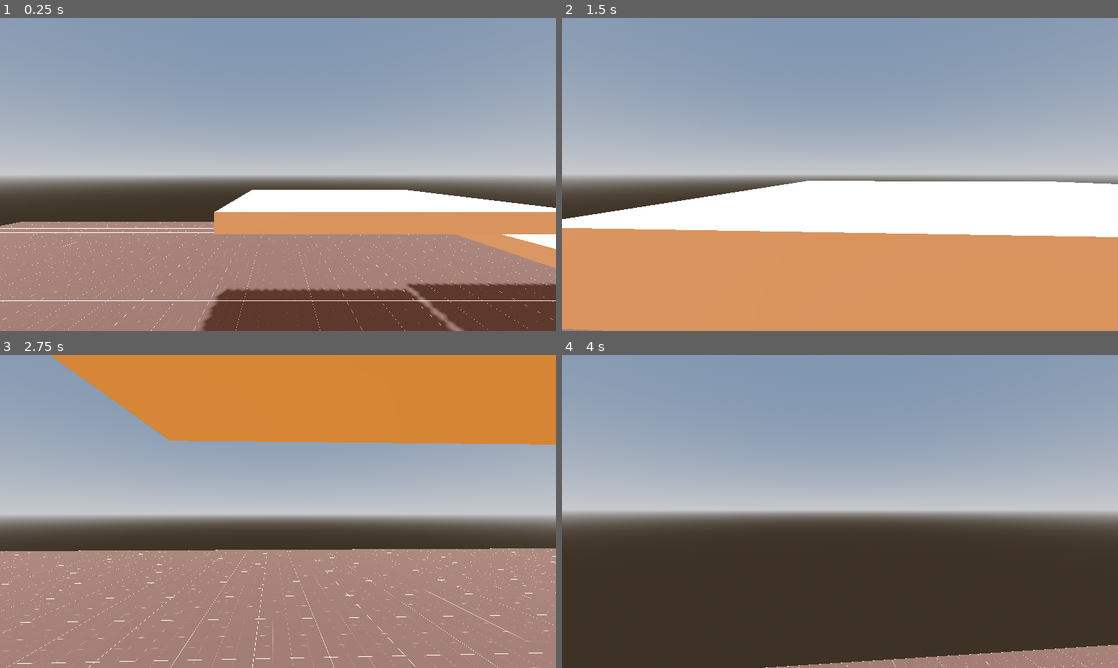
Above: before the commit, frames 1-4 (two rows, left to right).
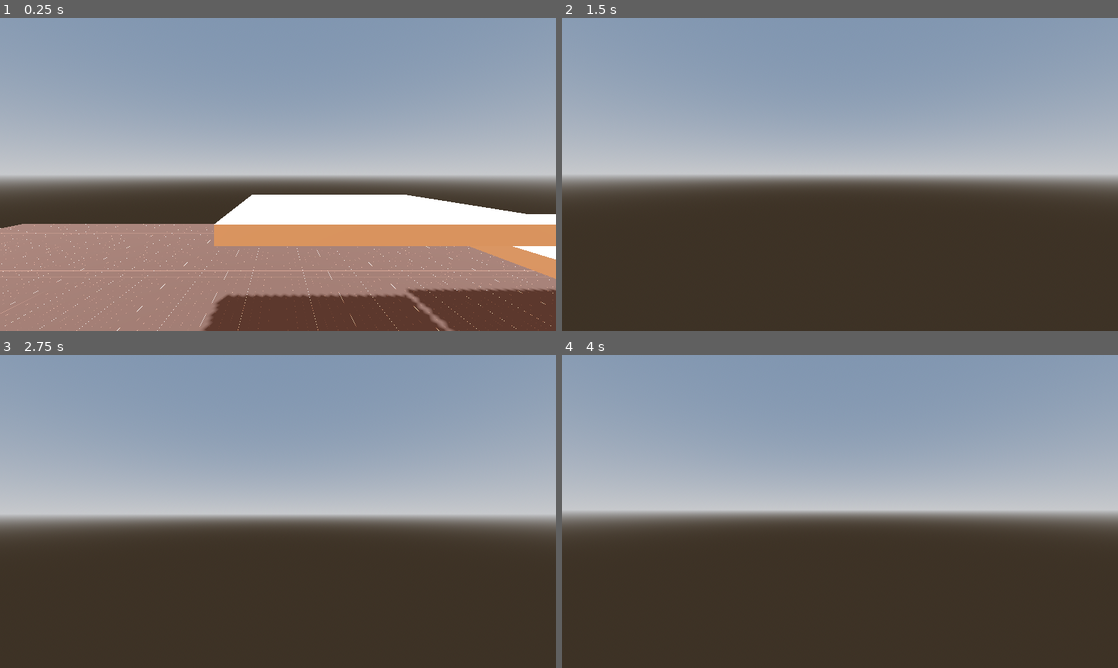
Above: after the commit, the same moments.

Repository: BananaHolograma/godot-personal-template
Game: Godot game, scene res://scenes/test/playground.tscn
Same seed, same stepped clock (60 frames per second), same inputs: the game is played once before the commit and once after it. The project has no main scene, so this scene is started directly.
Inputs (mouse positions are in pixels of both pictures, inside the frame that each line leads up to):
- Up to frame 1 (0.25 s): no input
- Up to frame 2 (1.5 s): move the mouse to (867, 174) at 0.52 s; hold Up (ui_up) from 0.53 s (still down); tap Space (jump, bound only after the commit) at 0.6, 0.77, 1.07 s; move the mouse to (812, 174) at 1.27 s; tap Shift (crawl) at 1.35 s
- Up to frame 3 (2.75 s): keep holding Up (ui_up); tap Space (jump, bound only after the commit) at 1.52, 1.55, 1.82, 2.3 s; tap Enter at 2 s; move the mouse to (289, 505) at 2.02 s; hold Ctrl (crouch) from 2.03 s (still down)
- Up to frame 4 (4 s): keep holding Up (ui_up); move the mouse to (834, 517) at 2.77 s; release Ctrl (crouch) at 2.78 s; tap E (interact) at 2.85 s; tap Space (jump, bound only after the commit) at 3.02, 3.05, 3.32, 3.6, 3.77 s; move the mouse to (878, 514) at 3.52 s

The runs differ from the first frame. In frame 1, 9.4% of the frame differs, in the area x 0-100%, y 54-100%; in frame 2, 45%; in frame 3, 60%, in the area x 0-100%, y 0-100%; in frame 4, 2.4%.

Commit message:
jump calculations applied on finite state machine mode

Diff:
--- a/components/behaviour/finite-state-machine/finite-state-machine.gd
+++ b/components/behaviour/finite-state-machine/finite-state-machine.gd
@@ -67,6 +67,7 @@
 	current_state.params = params
 
 	enter_state(new_state)
+	next_state = null
 
 
 func change_state_by_name(_name: String, params: Dictionary = {}, force: bool = false):
--- a/components/movement/first-person/first_person_controller.tscn
+++ b/components/movement/first-person/first_person_controller.tscn
@@ -6,6 +6,7 @@
 [ext_resource type="Script" path="res://components/movement/first-person/states/walk.gd" id="4_vfkqp"]
 [ext_resource type="Script" path="res://components/movement/first-person/states/crouch.gd" id="5_7267j"]
 [ext_resource type="Script" path="res://components/movement/first-person/states/crawl.gd" id="6_1ugdw"]
+[ext_resource type="Script" path="res://components/movement/first-person/states/jump.gd" id="7_4n1os"]
 
 [sub_resource type="Animation" id="Animation_abq5f"]
 resource_name = "crouch"
@@ -166,3 +167,10 @@
 
 [node name="Crawl" type="Node" parent="FiniteStateMachine"]
 script = ExtResource("6_1ugdw")
+
+[node name="Jump" type="Node" parent="FiniteStateMachine"]
+script = ExtResource("7_4n1os")
+air_control_speed = 7.5
+jump_height = 3.0
+jump_time_to_peak = 0.4
+jump_time_to_fall = 0.55
--- a/components/movement/first-person/states/idle.gd
+++ b/components/movement/first-person/states/idle.gd
@@ -1,4 +1,8 @@
 class_name IdleFirstPerson extends Motion
+
+
+func _enter():
+	FSM.actor.velocity = Vector3.ZERO
 
 
 func physics_update(delta: float):
@@ -10,4 +14,5 @@
 	FSM.actor.velocity = lerp(FSM.actor.velocity, Vector3.ZERO, delta * friction)
 	FSM.actor.move_and_slide()
 
+	detect_jump()
 	detect_crouch()
--- /dev/null
+++ b/components/movement/first-person/states/jump.gd
@@ -0,0 +1,88 @@
+class_name JumpFirstPerson extends Motion
+
+@export var air_control_speed := 2.5
+## The times this actor can jump
+@export var jump_times := 1
+@export var jump_height: float:
+	set(value):
+		jump_height = value
+		if is_node_ready():
+			jump_velocity = _calculate_jump_velocity(jump_height)
+
+@export var jump_time_to_peak: float:
+	set(value):
+		jump_time_to_peak = value
+		if is_node_ready():
+			jump_gravity = _calculate_jump_gravity(jump_height, jump_time_to_peak)
+
+@export var jump_time_to_fall: float:
+	set(value):
+		jump_time_to_fall = value
+		if is_node_ready():
+			fall_gravity = _calculate_fall_gravity(jump_height, jump_time_to_fall)
+@export var override_jump_gravity := 0.0
+@export var override_fall_gravity := 0.0
+
+var jump_velocity: float
+var jump_gravity: float
+var fall_gravity: float
+
+var jump_count = 1
+
+
+func _enter():
+	jump_velocity = _calculate_jump_velocity()
+	jump_gravity = _calculate_jump_gravity()
+	fall_gravity = _calculate_fall_gravity()
+
+	FSM.actor.velocity.y = jump_velocity
+	FSM.actor.move_and_slide()
+
+func _exit():
+	jump_count = 1
+
+
+func physics_update(delta: float):
+	super.physics_update(delta)
+
+	if FSM.actor.is_on_floor():
+		if transformed_input.input_direction.is_zero_approx():
+			state_finished.emit("Idle", {})
+		else:
+			state_finished.emit("Walk", {})
+	else:
+		if FSM.actor.velocity.y > 0:
+			FSM.actor.velocity.y -= jump_gravity * delta
+		else:
+			FSM.actor.velocity.y -= fall_gravity * delta
+
+	FSM.actor.velocity.x = lerp(FSM.actor.velocity.x, transformed_input.world_coordinate_space_direction.x * air_control_speed, delta)
+	FSM.actor.velocity.z = lerp(FSM.actor.velocity.z, transformed_input.world_coordinate_space_direction.z * air_control_speed, delta)
+
+	if Input.is_action_just_pressed("jump") and jump_times > 1 and jump_count < jump_times:
+		FSM.actor.velocity.y = jump_velocity
+		jump_count += 1
+
+	#if Input.is_action_just_released("jump"):
+		#shorten_jump()
+
+	FSM.actor.move_and_slide()
+
+
+func shorten_jump():
+	var new_jump_velocity = jump_velocity / 2
+
+	if FSM.actor.velocity.y > new_jump_velocity:
+		FSM.actor.velocity.y = new_jump_velocity
+
+
+func _calculate_jump_velocity(_jump_height: float = jump_height, time_to_peak: float = jump_time_to_peak):
+	return 2.0 * _jump_height / (time_to_peak * FSM.actor.up_direction.y)
+
+
+func _calculate_jump_gravity(_jump_height: float = jump_height, time_to_peak: float = jump_time_to_peak):
+	return override_jump_gravity if override_jump_gravity > 0 else 2.0 * _jump_height / (pow(time_to_peak, 2))
+
+
+func _calculate_fall_gravity(_jump_height: float = jump_height, time_to_fall: float = jump_time_to_fall):
+	return override_fall_gravity if override_fall_gravity > 0 else 2.0 * _jump_height / (pow(time_to_fall, 2))
--- a/components/movement/first-person/states/motion.gd
+++ b/components/movement/first-person/states/motion.gd
@@ -5,7 +5,7 @@
 
 @export_group("Gravity")
 ## The world gravity that it`s being applied to objects
-@export var gravity := 15.0
+@export var gravity: float = ProjectSettings.get_setting("physics/3d/default_gravity")
 ## Enable or disable the gravity
 @export var gravity_active := true:
 	set(value):
@@ -30,7 +30,7 @@
 func physics_update(delta: float):
 	transformed_input.update_input_direction(FSM.actor as FirstPersonController)
 
-	if gravity_active and not FSM.actor.is_on_floor():
+	if gravity_active and not FSM.actor.is_on_floor() and not FSM.current_state_name_is("Jump"):
 		FSM.actor.velocity.y -= gravity * delta
 
 
@@ -44,6 +44,11 @@
 		# https://github.com/godotengine/godot/pull/73873
 		FSM.actor.velocity.x = lerp(FSM.actor.velocity.x, world_coordinate_space_direction.x * speed, delta * friction)
 		FSM.actor.velocity.z = lerp(FSM.actor.velocity.z, world_coordinate_space_direction.z * speed, delta * friction)
+
+
+func detect_jump():
+	if Input.is_action_just_pressed("jump") and FSM.actor.is_on_floor() and FSM.actor.JUMP:
+		state_finished.emit("Jump", {})
 
 
 func detect_crouch():
--- a/components/movement/first-person/states/walk.gd
+++ b/components/movement/first-person/states/walk.gd
@@ -2,6 +2,9 @@
 
 @export var speed := 3.5
 
+
+func _enter():
+	FSM.actor.velocity.y = 0
 
 func physics_update(delta: float):
 	super.physics_update(delta)
@@ -15,4 +18,5 @@
 
 	FSM.actor.move_and_slide()
 
+	detect_jump()
 	detect_crouch()
--- a/project.godot
+++ b/project.godot
@@ -125,6 +125,11 @@
 "events": [Object(InputEventKey,"resource_local_to_scene":false,"resource_name":"","device":-1,"window_id":0,"alt_press …(182 unchanged characters)…
 ]
 }
+jump={
+"deadzone": 0.5,
+"events": [Object(InputEventKey,"resource_local_to_scene":false,"resource_name":"","device":-1,"window_id":0,"alt_pressed":false,"shift_pressed":false,"ctrl_pressed":false,"meta_pressed":false,"pressed":false,"keycode":0,"physical_keycode":32,"key_label":0,"unicode":32,"echo":false,"script":null)
+]
+}
 
 [internationalization]
 
Not shown: 1 places in components/movement/first-person/first_person_controller.tscn that only renumber resources
